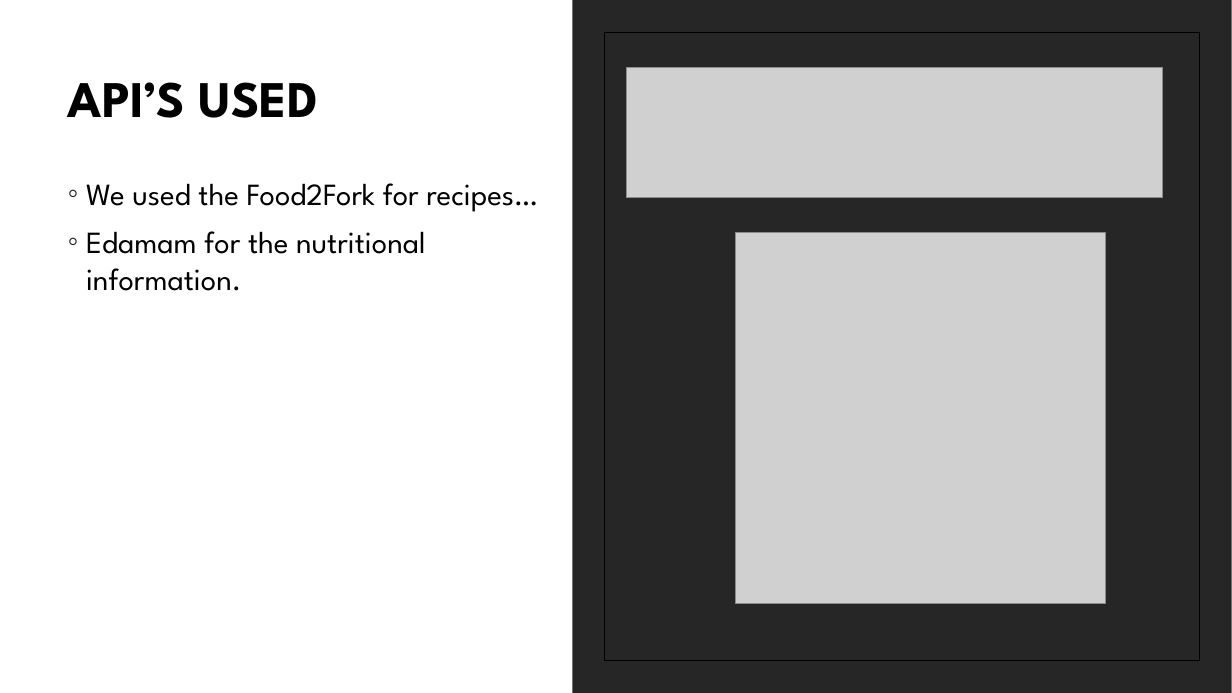
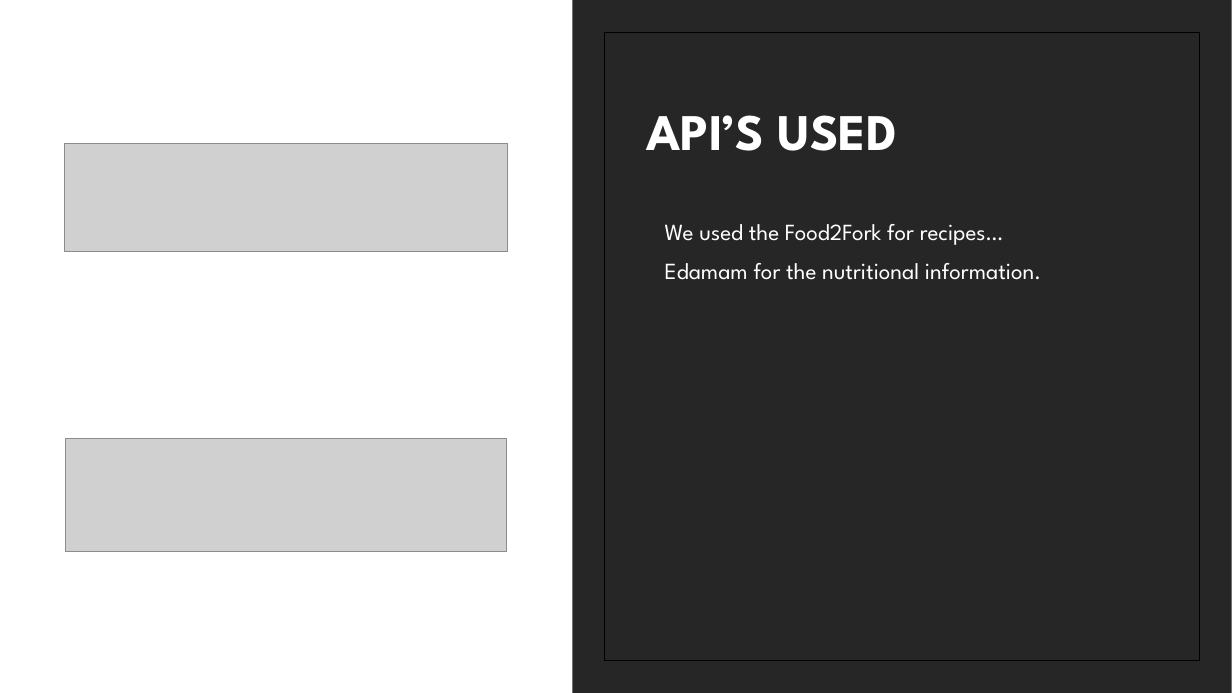
Before and after one commit to MG1982/eatUp, a slide deck: slide 7 of assets/powerpoint/eatUP Powerpoint.pptx. Drawn at 1232x693 pixels with LibreOffice and Linux fonts; fonts in the diff are those of the drawing; grey boxes stand for pictures. Boxes give left, top, right and bottom in pixels: in the first picture for what was removed or moved away, otherwise in the second. Text is boxed around its words. In the diff, an @@ line names an element or a change of style, - is before the commit and + after.

Commit message:
updated readme, fonts/margins and the powerpoint

```diff
--- a/assets/powerpoint/eatUP Powerpoint.pptx
+++ b/assets/powerpoint/eatUP Powerpoint.pptx
@@ title "API’S USED": place and size @@
-title "API’S USED" at (68,82,318,118)
+title "API’S USED" at (646,115,896,151)
@@ title "API’S USED" at (646,115,896,151): text colour #000000 to #FFFFFF @@
@@ picture: place and size @@
-picture at (627,67,1163,199)
+picture at (65,143,507,251)
@@ text "We used the Food2Fork for ...": place and size @@
-text "We used the Food2Fork for ..." at (86,183,537,291)
+text "We used the Food2Fork for ..." at (665,224,1041,280)
@@ text "We used the Food2Fork for ..." at (665,224,1041,280): size 24 to 18 pt, text colour #000000 to #FFFFFF @@
@@ picture removed at (736,233,1106,604) @@
@@ picture added at (65,439,506,553) @@
```
Also in this commit, not shown: 2 other files.
